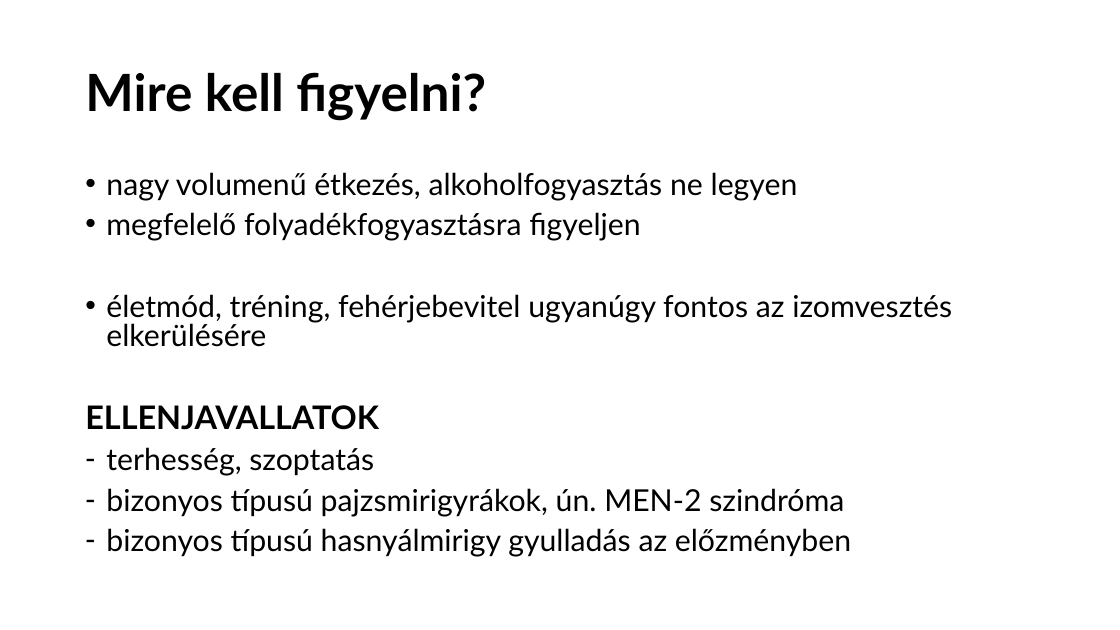
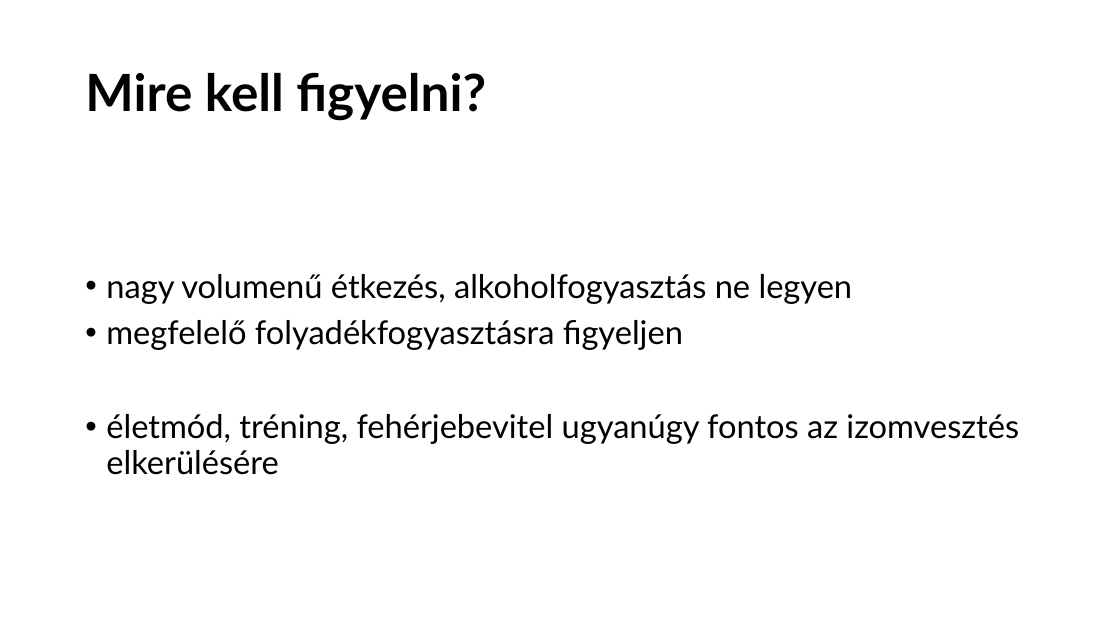
Before and after one commit to sasaleese/common, a slide deck: slide 5 of Testsúlycsökkentő gyógyszeres terápiák.pptx (slide 4 before the commit). Drawn at 1120x630 pixels with LibreOffice and Linux fonts; fonts in the diff are those of the drawing. Boxes give left, top, right and bottom in pixels: in the first picture for what was removed or moved away, otherwise in the second. Text is boxed around its words. In the diff, an @@ line names an element or a change of style, - is before the commit and + after.

```diff
--- a/Testsúlycsökkentő gyógyszeres terápiák.pptx
+++ b/Testsúlycsökkentő gyógyszeres terápiák.pptx
@@ text "nagy volumenű étkezés, alkoholfogyasztás ne ..." at [106, 274, 1019, 475]: size 25.9 to 28 pt; line spacing 0.8 to 0.9 @@
@@ text at [85, 405, 851, 557]: paragraphs removed @@
-ELLENJAVALLATOK
-– terhesség, szoptatás
-– bizonyos típusú pajzsmirigyrákok, ún. MEN-2 szindróma
-– bizonyos típusú hasnyálmirigy gyulladás az előzményben
```
Also in this commit, not shown: 1 other slide changed, 1 slide added.
